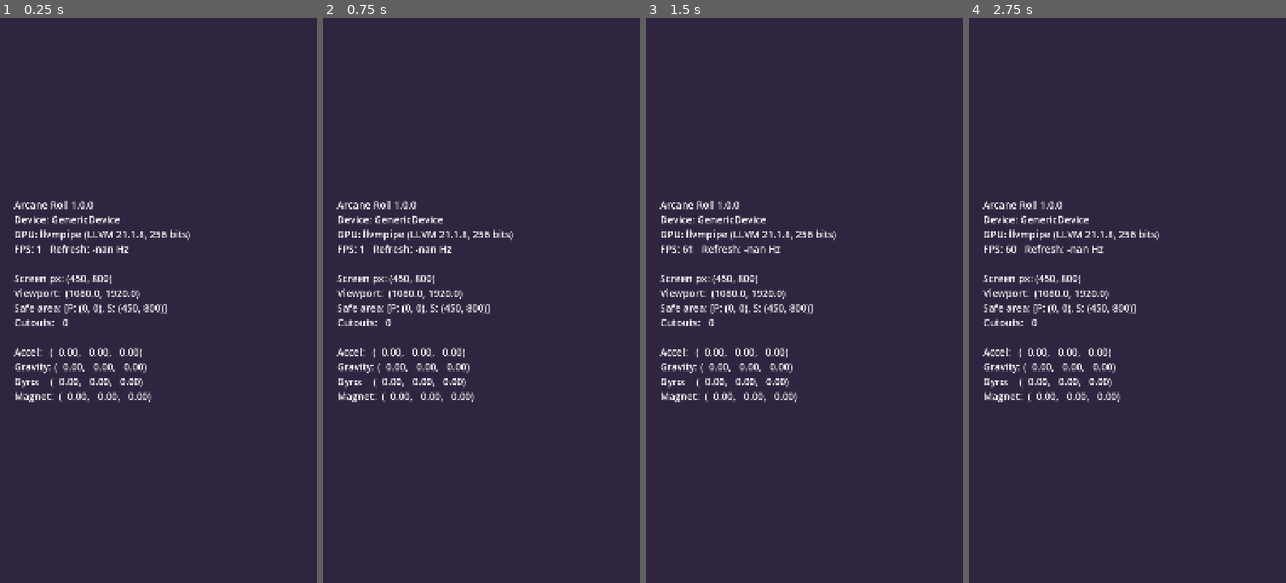
Above: before the commit, frames 1-4 (left to right).
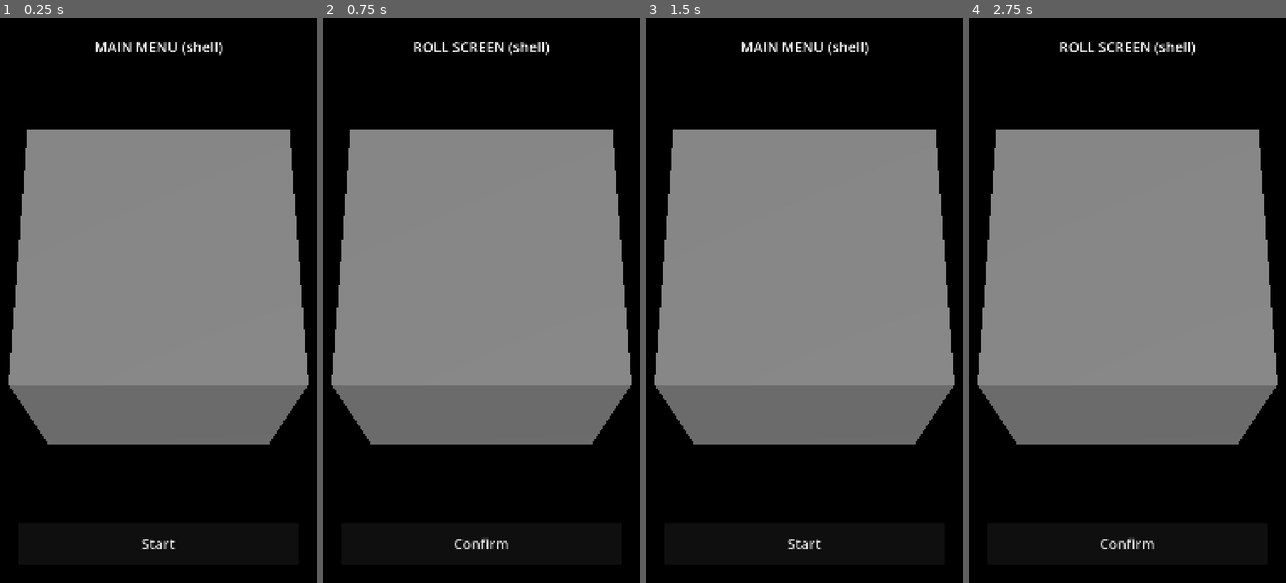
Above: after the commit, the same moments.

Repository: codawatt/arcane-roll
Game: Godot game, scene res://scenes/main/main.tscn
Same seed, same stepped clock (60 frames per second), same inputs: the game is played once before the commit and once after it. Before the commit the project starts from res://tests/device_smoke_test.tscn.
Inputs (mouse positions are in pixels of both pictures, inside the frame that each line leads up to):
- Up to frame 1 (0.25 s): no input
- Up to frame 2 (0.75 s): click (481, 543) at 0.5 s, where only the run after the commit has a clickable "Start"
- Up to frame 3 (1.5 s): click (804, 543) at 1.25 s, where only the run after the commit has a clickable "Confirm"
- Up to frame 4 (2.75 s): click (1127, 543) at 2 s, where only the run after the commit has a clickable "Start"

The runs differ from the first frame. In frame 1, 99% of the frame differs, in the area x 0-100%, y 0-100%; in frame 2, 99%; in frame 3, 99%; in frame 4, 99%.

Commit message:
feat(c-3): main scene

Diff:
--- a/project.godot
+++ b/project.godot
@@ -13,7 +13,7 @@
 config/name="Arcane Roll"
 config/description="D&D 3D dice roller."
 config/version="1.0.0"
-run/main_scene="uid://4bkic0h5bvhl"
+run/main_scene="uid://nvvfsmghm5k"
 config/quit_on_go_back=false
 config/features=PackedStringArray("4.7", "GL Compatibility")
 run/low_processor_mode=true
--- /dev/null
+++ b/scenes/main/main.gd
@@ -0,0 +1,90 @@
+extends Node
+## App root. Owns the persistent background, 3D world and UI layers,
+## swaps screens, applies the display safe area, and routes Android Back
+## and app-pause events to the active screen.
+
+enum ScreenId { MAIN_MENU, ROLL }
+
+const MAIN_MENU_SCENE: PackedScene = preload("res://scenes/menu/main_menu.tscn")
+const ROLL_SCREEN_SCENE: PackedScene = preload("res://scenes/roll/roll_screen.tscn")
+
+var _current_screen: Screen = null
+var _current_id: ScreenId = ScreenId.MAIN_MENU
+
+@onready var _safe_area: MarginContainer = $UILayer/SafeArea
+@onready var _screen_host: Control = $UILayer/SafeArea/ScreenHost
+
+
+func _ready() -> void:
+	get_viewport().size_changed.connect(_apply_safe_area)
+	_apply_safe_area()
+	_show_main_menu()
+
+
+func _notification(what: int) -> void:
+	match what:
+		NOTIFICATION_WM_GO_BACK_REQUEST:
+			_handle_back()
+		NOTIFICATION_APPLICATION_PAUSED:
+			if _current_screen != null:
+				_current_screen.on_app_paused()
+
+
+func _unhandled_input(event: InputEvent) -> void:
+	# Desktop stand-in for Android Back. On Android, the notification above handles it.
+	if not OS.has_feature("android") and event.is_action_pressed("ui_cancel"):
+		get_viewport().set_input_as_handled()
+		_handle_back()
+
+
+func _handle_back() -> void:
+	if _current_screen != null and _current_screen.handle_back():
+		return
+	match _current_id:
+		ScreenId.ROLL:
+			_show_main_menu()
+		ScreenId.MAIN_MENU:
+			get_tree().quit()
+
+
+func _show_main_menu() -> void:
+	var menu := MAIN_MENU_SCENE.instantiate() as MainMenu
+	# Deferred: the old screen is freed while its own button signal is still emitting.
+	menu.start_requested.connect(_show_roll_screen, CONNECT_DEFERRED)
+	_swap_screen(menu, ScreenId.MAIN_MENU)
+
+
+func _show_roll_screen() -> void:
+	var roll := ROLL_SCREEN_SCENE.instantiate() as RollController
+	roll.exit_requested.connect(_show_main_menu, CONNECT_DEFERRED)
+	_swap_screen(roll, ScreenId.ROLL)
+
+
+func _swap_screen(new_screen: Screen, id: ScreenId) -> void:
+	if _current_screen != null:
+		_screen_host.remove_child(_current_screen)  # Hide immediately, no 1-frame overlap.
+		_current_screen.queue_free()
+	_current_screen = new_screen
+	_current_id = id
+	_screen_host.add_child(new_screen)
+
+
+## Converts the OS safe area (window pixels) into viewport units and applies it
+## as margins, so UI never sits under cutouts or system bars.
+## Desktop reports monitor-level areas, so margins stay zero there.
+func _apply_safe_area() -> void:
+	var margins := Vector4.ZERO  # left, top, right, bottom
+	if OS.has_feature("mobile"):
+		var window_size := Vector2(DisplayServer.window_get_size())
+		var safe := Rect2(DisplayServer.get_display_safe_area())
+		if window_size.x > 0.0 and window_size.y > 0.0:
+			var to_viewport := get_viewport().get_visible_rect().size / window_size
+			margins = Vector4(
+				safe.position.x * to_viewport.x,
+				safe.position.y * to_viewport.y,
+				(window_size.x - safe.end.x) * to_viewport.x,
+				(window_size.y - safe.end.y) * to_viewport.y)
+	_safe_area.add_theme_constant_override("margin_left", roundi(margins.x))
+	_safe_area.add_theme_constant_override("margin_top", roundi(margins.y))
+	_safe_area.add_theme_constant_override("margin_right", roundi(margins.z))
+	_safe_area.add_theme_constant_override("margin_bottom", roundi(margins.w))
--- /dev/null
+++ b/scenes/main/main.tscn
@@ -0,0 +1,50 @@
+[gd_scene format=3 uid="uid://nvvfsmghm5k"]
+
+[ext_resource type="Script" uid="uid://dery74hcafvy0" path="res://scenes/main/main.gd" id="1_hyk8p"]
+
+[sub_resource type="Environment" id="Environment_adskl"]
+background_mode = 3
+ambient_light_color = Color(1, 1, 1, 1)
+ambient_light_energy = 0.4
+
+[sub_resource type="BoxMesh" id="BoxMesh_vom5j"]
+
+[node name="Main" type="Node" unique_id=990455748]
+script = ExtResource("1_hyk8p")
+
+[node name="WorldEnvironment" type="WorldEnvironment" parent="." unique_id=1214656197]
+environment = SubResource("Environment_adskl")
+
+[node name="BackgroundLayer" type="CanvasLayer" parent="." unique_id=1605619376]
+layer = -1
+
+[node name="BackgroundPlaceholder" type="ColorRect" parent="BackgroundLayer" unique_id=53871710]
+offset_right = 40.0
+offset_bottom = 40.0
+color = Color(0, 0, 0, 1)
+
+[node name="World" type="Node3D" parent="." unique_id=1964011090]
+
+[node name="Camera3D" type="Camera3D" parent="World" unique_id=1522718549]
+transform = Transform3D(1, 0, 0, 0, 0.37136784, 0.9284858, 0, -0.9284858, 0.37136784, 0, 3, 1.2)
+fov = 40.0
+
+[node name="KeyLight" type="DirectionalLight3D" parent="World" unique_id=1656893719]
+transform = Transform3D(0.8660254, -0.40957603, 0.28678823, 0, 0.57357645, 0.81915206, -0.5, -0.7094065, 0.49673176, 0, 0, 0)
+
+[node name="DieAnchor" type="Marker3D" parent="World" unique_id=564505385]
+
+[node name="LayerTestCube" type="MeshInstance3D" parent="World/DieAnchor" unique_id=722526966]
+mesh = SubResource("BoxMesh_vom5j")
+
+[node name="UILayer" type="CanvasLayer" parent="." unique_id=280255411]
+
+[node name="SafeArea" type="MarginContainer" parent="UILayer" unique_id=894106922]
+anchors_preset = 15
+anchor_right = 1.0
+anchor_bottom = 1.0
+grow_horizontal = 2
+grow_vertical = 2
+
+[node name="ScreenHost" type="Control" parent="UILayer/SafeArea" unique_id=1577216462]
+layout_mode = 2
--- /dev/null
+++ b/scenes/main/screen.gd
@@ -0,0 +1,15 @@
+class_name Screen
+extends Control
+## Base for full-screen UI states hosted by Main.
+## Screens never reference each other; they emit signals and Main navigates.
+
+
+## Called on Android Back (or Esc on desktop).
+## Return true if the screen handled it internally (e.g. closed a panel).
+func handle_back() -> bool:
+	return false
+
+
+## Called when Android sends the app to the background.
+func on_app_paused() -> void:
+	pass
--- /dev/null
+++ b/scenes/menu/main_menu.gd
@@ -0,0 +1,11 @@
+class_name MainMenu
+extends Screen
+## Main menu. Shell version: Start only. Full layout arrives in Chunk 12.
+
+signal start_requested
+
+@onready var _start_button: Button = %StartButton
+
+
+func _ready() -> void:
+	_start_button.pressed.connect(start_requested.emit)
--- /dev/null
+++ b/scenes/menu/main_menu.tscn
@@ -0,0 +1,45 @@
+[gd_scene format=3 uid="uid://dopw0478cv833"]
+
+[ext_resource type="Script" uid="uid://ck8ksnoxi0hex" path="res://scenes/menu/main_menu.gd" id="1_nl8w3"]
+
+[node name="MainMenu" type="Control" unique_id=632862155]
+layout_mode = 3
+anchors_preset = 15
+anchor_right = 1.0
+anchor_bottom = 1.0
+grow_horizontal = 2
+grow_vertical = 2
+script = ExtResource("1_nl8w3")
+
+[node name="Margin" type="MarginContainer" parent="." unique_id=36978153]
+layout_mode = 1
+anchors_preset = 15
+anchor_right = 1.0
+anchor_bottom = 1.0
+grow_horizontal = 2
+grow_vertical = 2
+theme_override_constants/margin_left = 64
+theme_override_constants/margin_top = 64
+theme_override_constants/margin_right = 64
+theme_override_constants/margin_bottom = 64
+
+[node name="Layout" type="VBoxContainer" parent="Margin" unique_id=1674366895]
+layout_mode = 2
+theme_override_constants/separation = 32
+
+[node name="ScreenLabel" type="Label" parent="Margin/Layout" unique_id=946286340]
+layout_mode = 2
+theme_override_font_sizes/font_size = 48
+text = "MAIN MENU (shell)"
+horizontal_alignment = 1
+
+[node name="Spacer" type="Control" parent="Margin/Layout" unique_id=2084195469]
+layout_mode = 2
+size_flags_vertical = 3
+
+[node name="StartButton" type="Button" parent="Margin/Layout" unique_id=723543725]
+unique_name_in_owner = true
+custom_minimum_size = Vector2(0, 140)
+layout_mode = 2
+theme_override_font_sizes/font_size = 48
+text = "Start"
--- /dev/null
+++ b/scenes/roll/roll_controller.gd
@@ -0,0 +1,12 @@
+class_name RollController
+extends Screen
+## Roll screen. Shell version: Confirm returns to the menu.
+## The Locked/Ready/Rolling/Result state machine arrives in Chunk 6.
+
+signal exit_requested
+
+@onready var _confirm_button: Button = %ConfirmButton
+
+
+func _ready() -> void:
+	_confirm_button.pressed.connect(exit_requested.emit)
--- /dev/null
+++ b/scenes/roll/roll_screen.tscn
@@ -0,0 +1,45 @@
+[gd_scene format=3 uid="uid://tpcb6aywe7dp"]
+
+[ext_resource type="Script" uid="uid://c01ur4yqhp0p2" path="res://scenes/roll/roll_controller.gd" id="1_k4smy"]
+
+[node name="RollScreen" type="Control" unique_id=632862155]
+layout_mode = 3
+anchors_preset = 15
+anchor_right = 1.0
+anchor_bottom = 1.0
+grow_horizontal = 2
+grow_vertical = 2
+script = ExtResource("1_k4smy")
+
+[node name="Margin" type="MarginContainer" parent="." unique_id=36978153]
+layout_mode = 1
+anchors_preset = 15
+anchor_right = 1.0
+anchor_bottom = 1.0
+grow_horizontal = 2
+grow_vertical = 2
+theme_override_constants/margin_left = 64
+theme_override_constants/margin_top = 64
+theme_override_constants/margin_right = 64
+theme_override_constants/margin_bottom = 64
+
+[node name="Layout" type="VBoxContainer" parent="Margin" unique_id=1674366895]
+layout_mode = 2
+theme_override_constants/separation = 32
+
+[node name="ScreenLabel" type="Label" parent="Margin/Layout" unique_id=946286340]
+layout_mode = 2
+theme_override_font_sizes/font_size = 48
+text = "ROLL SCREEN (shell)"
+horizontal_alignment = 1
+
+[node name="Spacer" type="Control" parent="Margin/Layout" unique_id=2084195469]
+layout_mode = 2
+size_flags_vertical = 3
+
+[node name="ConfirmButton" type="Button" parent="Margin/Layout" unique_id=723543725]
+unique_name_in_owner = true
+custom_minimum_size = Vector2(0, 140)
+layout_mode = 2
+theme_override_font_sizes/font_size = 48
+text = "Confirm"
Not shown, added: scenes/main/main.gd.uid
Not shown, added: scenes/main/screen.gd.uid
Not shown, added: scenes/menu/main_menu.gd.uid
Not shown, added: scenes/roll/roll_controller.gd.uid
Not shown, added: docs/bugs/bug-report-c-2-2.md
